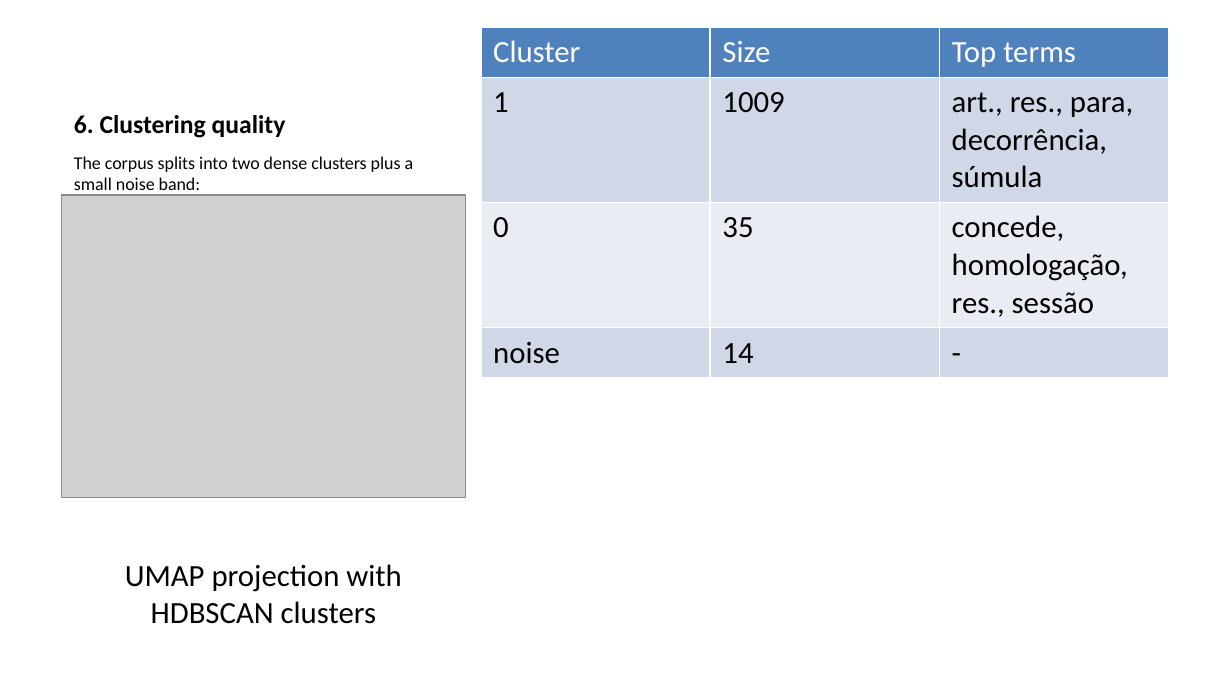
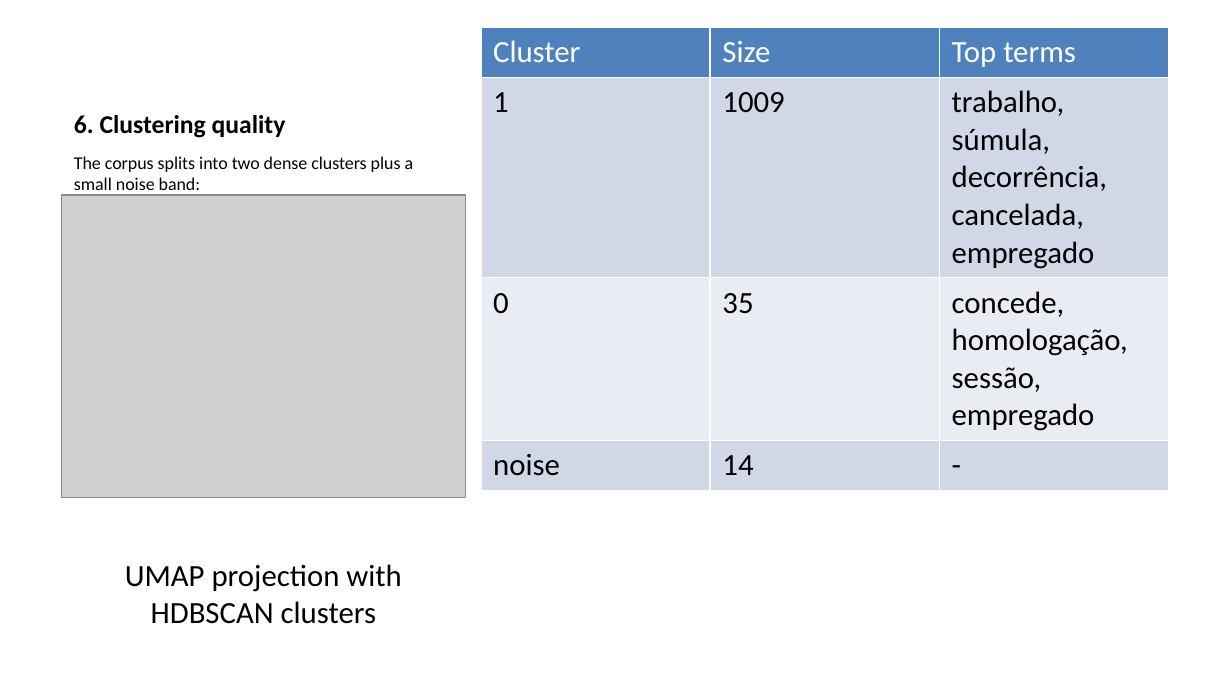
Before and after one commit to mrpunkdasilva/data-science, a slide deck: slide 13 of capstone/docs/qc-report.pptx. Drawn at 1232x693 pixels with LibreOffice and Linux fonts; fonts in the diff are those of the drawing; grey boxes stand for pictures. Boxes give left, top, right and bottom in pixels: in the first picture for what was removed or moved away, otherwise in the second. Text is boxed around its words. In the diff, an @@ line names an element or a change of style, - is before the commit and + after.

Commit message:
fix(capstone): robust CLI output for anomalies and cluster terms
The anomalies command crashed with KeyError: 'codigo' because
get_anomalies did not return that field. Include it and read it
defensively in the CLI.

Cluster top terms were raw tokens (stopwords, punctuation, dates).
Add a shared lib.text.top_terms helper that keeps only meaningful
alphabetic words, and use it from the CLI, the dashboard and the
report script so all three agree. The clusters command now reads the
body text from metadata, matching the reports instead of the
tema+text Chroma document.

```diff
--- a/capstone/docs/qc-report.pptx
+++ b/capstone/docs/qc-report.pptx
@@ table at <box>480,27,1168,617</box> @@
-row 2, column 3: art., res., para, decorrência, súmula
+row 2, column 3: trabalho, súmula, decorrência, cancelada, empregado
-row 3, column 3: concede, homologação, res., sessão
+row 3, column 3: concede, homologação, sessão, empregado
```
Also in this commit, not shown: 11 other files.
